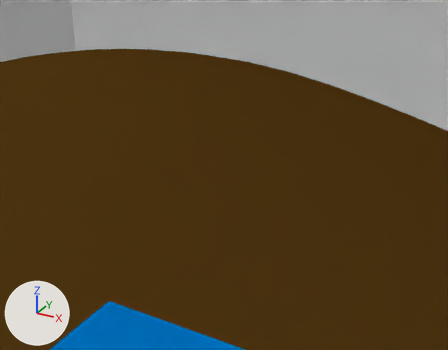
What one commit did to the Blender file gameplay.blend.
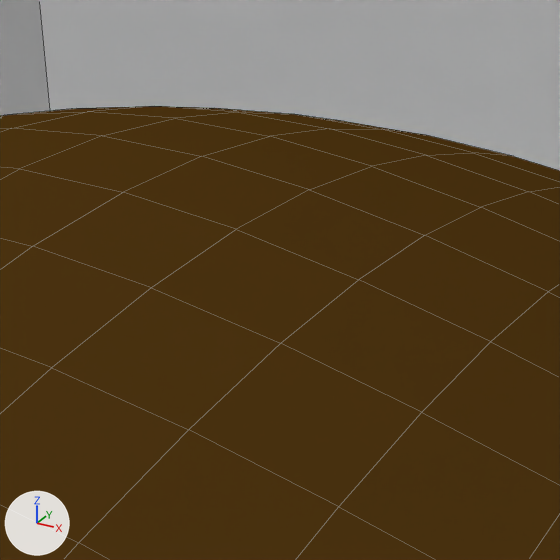
Each version is shown from a 50 mm camera at (-11.33, 8.06, 10.94) aimed at (-20.65, 25.0, 2.47), then close up on the part from 12% to 69% of the width and 0% to 73% of the height. Lighting does not change. The marker at lower left points along +X, +Y and +Z. The close-ups show mesh edges as thin lines.

The first close-up shows 'ground.002', 'skybox.000'.
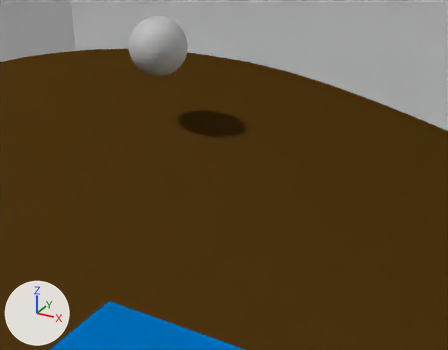
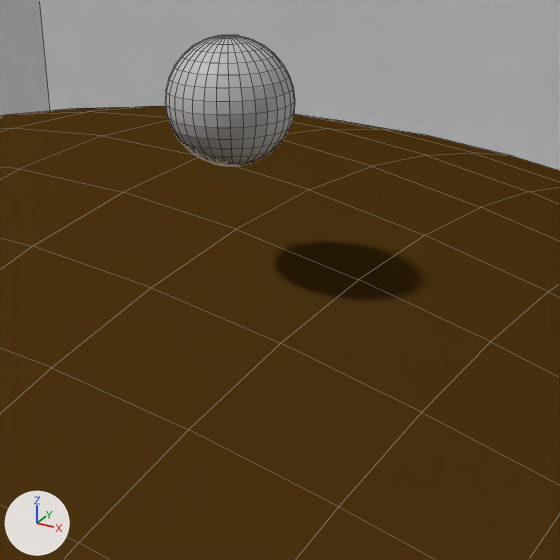
The change in detail:
Mesh me_sphere_001 is new.
It is a UV sphere (32 segments, 16 rings, poles along z) spanning x -1.0..1.0, y -1.0..1.0, z -1.0..1.0.
Object 'testEnemy' (ob_testenemy) is new; it shows me_sphere_001.
Its location is (-23.44, 25.46, 6.47).

Boxes [x1, y1, x2, y2] around the edits, measured in the close-ups (560 x 560 px):
'testEnemy', added
    after: [165, 35, 295, 166]
